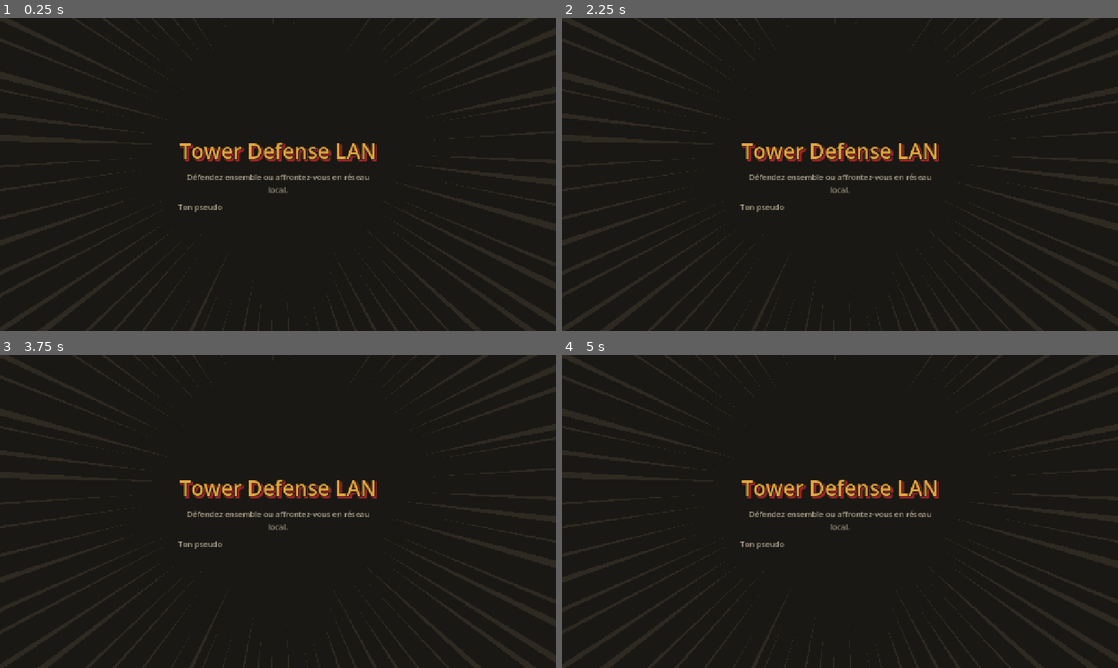
Above: before the commit, frames 1-4 (two rows, left to right).
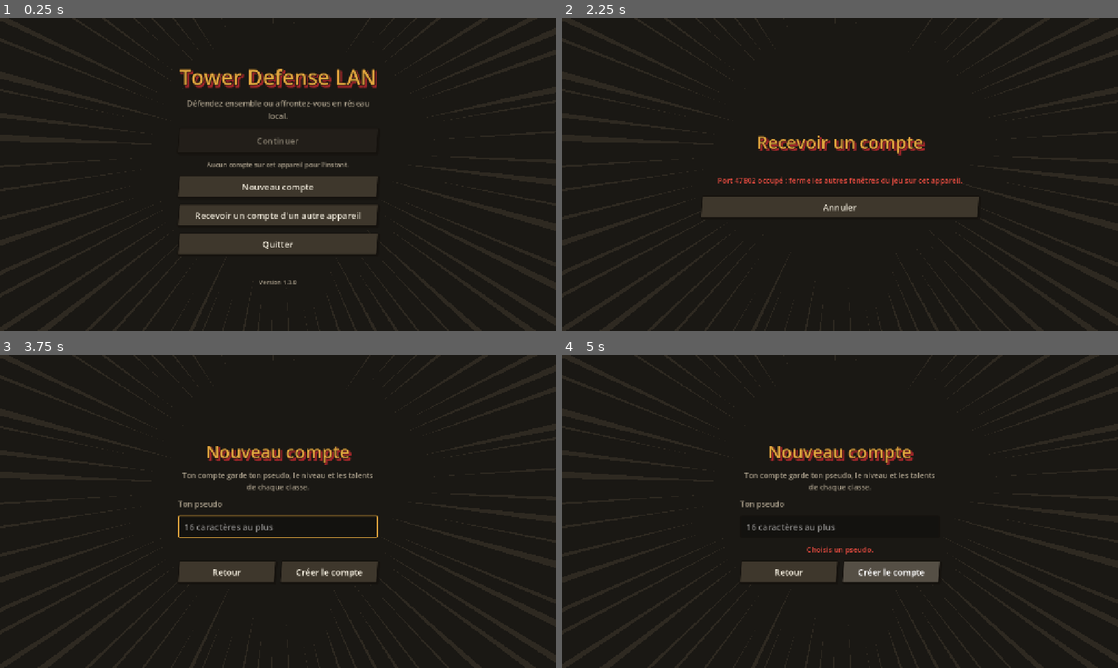
Above: after the commit, the same moments.

Repository: Forthtilliath/tower-defense-lan
Game: Godot game, scene res://scenes/main.tscn
Two runs of this game, one before a commit and one after it. Both use one fixed random seed, a clock stepped at 60 frames per second and the inputs below.
Inputs (mouse positions are in pixels of both pictures, inside the frame that each line leads up to):
- Up to frame 1 (0.25 s): no input
- Up to frame 2 (2.25 s): click (840, 187) at 0.5 s, where only the run after the commit has a clickable "Nouveau compte"; click (789, 233) at 1.25 s, where only the run after the commit has a clickable "Retour"; click (840, 215) at 2 s, where only the run after the commit has a clickable "Recevoir un compte d'un autre…"
- Up to frame 3 (3.75 s): click (278, 542) at 2.75 s, where only the run after the commit has a clickable "Annuler"; click (278, 524) at 3.5 s, where only the run after the commit has a clickable "Nouveau compte"
- Up to frame 4 (5 s): click (890, 570) at 4.25 s, where only the run after the commit has a clickable "Créer le compte"

The runs differ from the first frame. In frame 1, 10% of the frame differs, in the area x 32-68%, y 16-86%; in frame 2, 5.9%; in frame 3, 5.6%; in frame 4, 5.5%.
Error before the commit: Invalid access to property or key 'player_name' on a base object of type 'Node (settings.gd)'. (res://scripts/ui/menu_screen.gd:25)

Commit message:
feat: add account start, list, send and receive screens

Diff:
--- /dev/null
+++ b/scripts/ui/account_view.gd
@@ -0,0 +1,40 @@
+class_name AccountView
+extends RefCounted
+## Affichage d'un compte : pseudo et niveau de chaque classe (liste « Continuer », compte reçu).
+
+
+## Grille « Artilleur niv. 3 » des classes (en or au niveau maximum, estompée si jamais jouée).
+static func levels(classes: Dictionary) -> GridContainer:
+	var grid := GridContainer.new()
+	grid.columns = 3
+	grid.mouse_filter = Control.MOUSE_FILTER_IGNORE
+	grid.add_theme_constant_override("h_separation", 24)
+	grid.add_theme_constant_override("v_separation", 2)
+	var top_level := int(Data.db.progression["max_level"])
+	for b in Data.db.builders:
+		var xp := int(classes.get(b["id"], {}).get("xp", 0))
+		var level := TalentRules.level_for(Data.db, xp)
+		var color := UiTheme.GOLD if level >= top_level else (UiTheme.TEXT if xp > 0 else UiTheme.MUTED)
+		var l := UiTheme.label("%s  niv. %d%s" % [b["name"], level, " ★" if level >= top_level else ""], 15, color)
+		l.autowrap_mode = TextServer.AUTOWRAP_OFF
+		l.size_flags_horizontal = Control.SIZE_EXPAND_FILL
+		grid.add_child(l)
+	return grid
+
+
+## Pseudo (et une note à droite) au-dessus de la grille des niveaux.
+static func summary(name: String, classes: Dictionary, note := "") -> VBoxContainer:
+	var col := UiTheme.vbox(6)
+	col.mouse_filter = Control.MOUSE_FILTER_IGNORE
+	var top := UiTheme.hbox(10)
+	top.mouse_filter = Control.MOUSE_FILTER_IGNORE
+	col.add_child(top)
+	var title := UiTheme.label(name, 24, UiTheme.ACCENT)
+	title.size_flags_horizontal = Control.SIZE_EXPAND_FILL
+	top.add_child(title)
+	if note != "":
+		var n := UiTheme.label(note, 14, UiTheme.MUTED, HORIZONTAL_ALIGNMENT_RIGHT)
+		n.autowrap_mode = TextServer.AUTOWRAP_OFF
+		top.add_child(n)
+	col.add_child(levels(classes))
+	return col
--- /dev/null
+++ b/scripts/ui/accounts_screen.gd
@@ -0,0 +1,118 @@
+class_name AccountsScreen
+extends CenterContainer
+## « Continuer » : les comptes de l'appareil (pseudo et niveau de chaque classe). Toucher un
+## compte l'ouvre ; « Envoyer » le copie sur un autre appareil du Wi-Fi ; « Supprimer »
+## demande confirmation (la suppression est définitive).
+
+var _nav: Node
+var _list: VBoxContainer
+var _status: Label
+
+
+func _init(nav: Node) -> void:
+	_nav = nav
+	set_anchors_preset(PRESET_FULL_RECT)
+
+
+func _ready() -> void:
+	var box := UiTheme.vbox(12)
+	box.custom_minimum_size = Vector2(820, 0)
+	add_child(box)
+	box.add_child(UiTheme.title("Continuer", 40))
+	_status = UiTheme.label("Choisis ton compte. « Envoyer » le copie sur un autre appareil du même Wi-Fi.", 17, UiTheme.MUTED, HORIZONTAL_ALIGNMENT_CENTER)
+	box.add_child(_status)
+	var scroll := ScrollContainer.new()
+	scroll.custom_minimum_size.y = 420
+	scroll.horizontal_scroll_mode = ScrollContainer.SCROLL_MODE_DISABLED
+	box.add_child(scroll)
+	_list = UiTheme.vbox(10)
+	_list.size_flags_horizontal = SIZE_EXPAND_FILL
+	scroll.add_child(_list)
+	var bottom := UiTheme.hbox(12)
+	box.add_child(bottom)
+	var back := UiTheme.button("Retour", go_back)
+	back.size_flags_horizontal = SIZE_EXPAND_FILL
+	bottom.add_child(back)
+	var receive := UiTheme.button("Recevoir un compte", _nav.show_receive)
+	receive.size_flags_horizontal = SIZE_EXPAND_FILL
+	bottom.add_child(receive)
+	_rebuild()
+
+
+func go_back() -> void:
+	_nav.show_start()
+
+
+func _rebuild() -> void:
+	UiTheme.clear(_list)
+	var found := AccountStore.list(Data.db)
+	var accounts: Array = found["accounts"]
+	if accounts.is_empty():
+		_nav.show_start("Aucun compte sur cet appareil : crée-en un.")
+		return
+	# Le dernier compte ouvert d'abord, puis du plus récemment joué au plus ancien.
+	for i in accounts.size():
+		if accounts[i]["id"] == Settings.last_account:
+			accounts.push_front(accounts.pop_at(i))
+			break
+	for a in accounts:
+		_list.add_child(_card(a))
+	if found["rejected"] > 0:
+		_status.text = "%d sauvegarde(s) illisible(s) mise(s) de côté (fichiers .invalid.json)." % found["rejected"]
+		_status.add_theme_color_override("font_color", UiTheme.DANGER)
+
+
+func _card(account: Dictionary) -> Control:
+	var row := UiTheme.hbox(10)
+	var id: String = account["id"]
+	# Cadre à la taille du contenu, et bouton transparent par-dessus (dernier enfant) pour l'ouvrir.
+	var card := PanelContainer.new()
+	card.size_flags_horizontal = SIZE_EXPAND_FILL
+	card.add_theme_stylebox_override("panel", UiTheme.slanted(UiTheme.PANEL_LIGHT))
+	row.add_child(card)
+	card.add_child(AccountView.summary(account["name"], account["classes"], "dernier joué" if id == Settings.last_account else ""))
+	# Le bouton est invisible : c'est la carte (penchée) qui change d'aspect au survol et à l'appui.
+	var pick := Button.new()
+	for state in ["normal", "hover", "pressed", "focus"]:
+		pick.add_theme_stylebox_override(state, StyleBoxEmpty.new())
+	var normal := UiTheme.slanted(UiTheme.PANEL_LIGHT)
+	var hover := UiTheme.slanted(UiTheme.PANEL_LIGHT.lightened(0.12))
+	hover.border_color = UiTheme.ACCENT
+	var pressed := UiTheme.slanted(UiTheme.CRIMSON)
+	pick.mouse_entered.connect(func() -> void: card.add_theme_stylebox_override("panel", hover))
+	pick.mouse_exited.connect(func() -> void: card.add_theme_stylebox_override("panel", normal))
+	pick.button_down.connect(func() -> void: card.add_theme_stylebox_override("panel", pressed))
+	pick.button_up.connect(func() -> void: card.add_theme_stylebox_override("panel", hover if pick.is_hovered() else normal))
+	pick.pressed.connect(func() -> void: _open(id))
+	card.add_child(pick)
+	var actions := UiTheme.vbox(8)
+	actions.size_flags_vertical = SIZE_SHRINK_CENTER
+	row.add_child(actions)
+	actions.add_child(UiTheme.button("Envoyer", func() -> void: _nav.show_send(id), 46, false))
+	actions.add_child(UiTheme.button("Supprimer", func() -> void: _confirm_remove(account), 46, false))
+	return row
+
+func _open(id: String) -> void:
+	var err := Progress.open_account(id)
+	if err != "":
+		_status.text = err
+		_status.add_theme_color_override("font_color", UiTheme.DANGER)
+		_rebuild()
+		return
+	_nav.show_menu()
+
+
+func _confirm_remove(account: Dictionary) -> void:
+	var dialog := ConfirmationDialog.new()
+	dialog.title = "Supprimer le compte"
+	dialog.dialog_text = "Supprimer « %s » et toute sa progression ?\nC'est définitif." % account["name"]
+	dialog.ok_button_text = "Supprimer"
+	dialog.cancel_button_text = "Annuler"
+	dialog.confirmed.connect(func() -> void:
+		AccountStore.remove(account["id"])
+		if Settings.last_account == account["id"]:
+			Settings.set_last_account("")
+		_rebuild())
+	dialog.canceled.connect(dialog.queue_free)
+	add_child(dialog)
+	dialog.popup_centered()
--- a/scripts/ui/join_screen.gd
+++ b/scripts/ui/join_screen.gd
@@ -86,7 +86,7 @@
 		_status.text = "Adresse IP invalide (exemple : 192.168.1.20)."
 		return
 	Settings.set_last_ip(ip)
-	var err := Net.join(ip, Settings.player_name)
+	var err := Net.join(ip, Progress.account_name)
 	if err != "":
 		_status.text = err
 		return
--- a/scripts/ui/main.gd
+++ b/scripts/ui/main.gd
@@ -18,14 +18,41 @@
 	Net.session_ended.connect(show_menu)
 	Net.back_to_lobby.connect(show_lobby)
 	if not Data.db.is_valid():
-		show_menu("Données du jeu invalides : " + Data.db.error)
+		show_start("Données du jeu invalides : " + Data.db.error)
 		return
 	if _start_autotest():
 		return
-	show_menu()
+	show_start()
 
 
+## Accueil : continuer un compte ou en créer un.
+func show_start(message := "") -> void:
+	_switch(StartScreen.new(self, message))
+
+
+func show_new_account() -> void:
+	_switch(NewAccountScreen.new(self))
+
+
+func show_accounts() -> void:
+	_switch(AccountsScreen.new(self))
+
+
+## Attendre un compte envoyé par un autre appareil du Wi-Fi.
+func show_receive() -> void:
+	_switch(ReceiveScreen.new(self))
+
+
+## Envoyer un compte de cet appareil vers un autre.
+func show_send(account_id: String) -> void:
+	_switch(SendScreen.new(self, account_id))
+
+
+## Menu du compte ouvert (l'accueil si aucun compte n'est ouvert).
 func show_menu(message := "") -> void:
+	if not Progress.has_account():
+		show_start(message)
+		return
 	_switch(MenuScreen.new(self, message))
 
 
--- a/scripts/ui/menu_screen.gd
+++ b/scripts/ui/menu_screen.gd
@@ -1,10 +1,9 @@
 class_name MenuScreen
 extends CenterContainer
-## Menu principal : pseudo, héberger, rejoindre.
+## Menu principal du compte ouvert : héberger, rejoindre, changer de compte.
 
 var _nav: Node
 var _message := ""
-var _name_edit: LineEdit
 var _error: Label
 
 
@@ -19,42 +18,42 @@
 	box.custom_minimum_size.x = 460
 	add_child(box)
 	box.add_child(UiTheme.title("Tower Defense LAN", 48))
-	box.add_child(UiTheme.label("Défendez ensemble ou affrontez-vous en réseau local.", 18, UiTheme.MUTED, HORIZONTAL_ALIGNMENT_CENTER))
-	box.add_child(UiTheme.label("Ton pseudo", 18, UiTheme.MUTED))
-	_name_edit = LineEdit.new()
-	_name_edit.text = Settings.player_name
-	_name_edit.max_length = Check.NAME_MAX
-	_name_edit.custom_minimum_size.y = 52
-	_name_edit.select_all_on_focus = true
-	box.add_child(_name_edit)
-	box.add_child(UiTheme.button("Héberger une partie", _on_host))
-	box.add_child(UiTheme.button("Rejoindre une partie", _on_join))
+	var who := UiTheme.vbox(2)
+	box.add_child(who)
+	who.add_child(UiTheme.label("Compte", 15, UiTheme.MUTED, HORIZONTAL_ALIGNMENT_CENTER))
+	who.add_child(UiTheme.label(Progress.account_name, 28, UiTheme.TEXT, HORIZONTAL_ALIGNMENT_CENTER))
+	who.add_child(UiTheme.label(_best_text(), 15, UiTheme.MUTED, HORIZONTAL_ALIGNMENT_CENTER))
+	var host := UiTheme.button("Héberger une partie", _on_host)
+	box.add_child(host)
+	box.add_child(UiTheme.button("Rejoindre une partie", _nav.show_join))
+	box.add_child(UiTheme.button("Changer de compte", go_back))
 	if not OS.has_feature("mobile"):
 		box.add_child(UiTheme.button("Quitter", func() -> void: get_tree().quit()))
-	if _message == "" and Progress.load_warning != "":
-		_message = Progress.load_warning
 	_error = UiTheme.label(_message, 18, UiTheme.DANGER, HORIZONTAL_ALIGNMENT_CENTER)
 	box.add_child(_error)
-	box.add_child(UiTheme.label("Version %s" % Net.version(), 14, UiTheme.MUTED, HORIZONTAL_ALIGNMENT_CENTER))
+	host.grab_focus.call_deferred()
 
 
+## Retour (Android ou bouton) : on revient à l'accueil, le compte est refermé.
 func go_back() -> void:
-	get_tree().quit()
+	Progress.close_account()
+	_nav.show_start()
 
 
-func _player_name() -> String:
-	Settings.set_player_name(_name_edit.text)
-	return Settings.player_name
+## « Meilleure classe : Arcaniste niv. 12 » (vide pour un compte tout neuf).
+func _best_text() -> String:
+	var best := -1
+	for b in Data.db.builders.size():
+		if Progress.xp(b) > 0 and (best < 0 or Progress.level(b) > Progress.level(best)):
+			best = b
+	if best < 0:
+		return "Nouveau compte : chaque classe commence au niveau 1."
+	return "Meilleure classe : %s niv. %d" % [Data.db.builders[best]["name"], Progress.level(best)]
 
 
 func _on_host() -> void:
-	var err := Net.host(_player_name())
+	var err := Net.host(Progress.account_name)
 	if err != "":
 		_error.text = err
 		return
 	_nav.show_lobby()
-
-
-func _on_join() -> void:
-	_player_name()
-	_nav.show_join()
--- /dev/null
+++ b/scripts/ui/new_account_screen.gd
@@ -0,0 +1,50 @@
+class_name NewAccountScreen
+extends CenterContainer
+## Création d'un compte : un pseudo (unique sur l'appareil), puis direction le menu.
+
+var _nav: Node
+var _name_edit: LineEdit
+var _error: Label
+
+
+func _init(nav: Node) -> void:
+	_nav = nav
+	set_anchors_preset(PRESET_FULL_RECT)
+
+
+func _ready() -> void:
+	var box := UiTheme.vbox(14)
+	box.custom_minimum_size.x = 460
+	add_child(box)
+	box.add_child(UiTheme.title("Nouveau compte", 40))
+	box.add_child(UiTheme.label("Ton compte garde ton pseudo, le niveau et les talents de chaque classe.", 17, UiTheme.MUTED, HORIZONTAL_ALIGNMENT_CENTER))
+	box.add_child(UiTheme.label("Ton pseudo", 18, UiTheme.MUTED))
+	_name_edit = LineEdit.new()
+	_name_edit.max_length = Check.NAME_MAX
+	_name_edit.placeholder_text = "%d caractères au plus" % Check.NAME_MAX
+	_name_edit.custom_minimum_size.y = 52
+	_name_edit.text_submitted.connect(func(_t: String) -> void: _create())
+	box.add_child(_name_edit)
+	_error = UiTheme.label("", 17, UiTheme.DANGER, HORIZONTAL_ALIGNMENT_CENTER)
+	box.add_child(_error)
+	var row := UiTheme.hbox(12)
+	box.add_child(row)
+	var back := UiTheme.button("Retour", go_back)
+	back.size_flags_horizontal = SIZE_EXPAND_FILL
+	row.add_child(back)
+	var create := UiTheme.button("Créer le compte", _create)
+	create.size_flags_horizontal = SIZE_EXPAND_FILL
+	row.add_child(create)
+	_name_edit.grab_focus.call_deferred()
+
+
+func go_back() -> void:
+	_nav.show_start()
+
+
+func _create() -> void:
+	var err := Progress.create_account(_name_edit.text)
+	if err != "":
+		_error.text = err
+		return
+	_nav.show_menu()
--- /dev/null
+++ b/scripts/ui/receive_screen.gd
@@ -0,0 +1,109 @@
+class_name ReceiveScreen
+extends CenterContainer
+## « Recevoir un compte » : cet appareil attend un compte envoyé depuis un autre appareil du
+## même Wi-Fi, en affichant un code à 4 chiffres à taper là-bas. Le compte reçu (déjà vérifié)
+## est montré, puis enregistré seulement si le joueur confirme.
+
+var _nav: Node
+var _receiver: AccountReceiver
+var _steps: Label
+var _code: Label
+var _status: Label
+var _preview: VBoxContainer
+var _import: Button
+var _account := {}
+
+
+func _init(nav: Node) -> void:
+	_nav = nav
+	set_anchors_preset(PRESET_FULL_RECT)
+
+
+func _ready() -> void:
+	var box := UiTheme.vbox(12)
+	box.custom_minimum_size.x = 640
+	add_child(box)
+	box.add_child(UiTheme.title("Recevoir un compte", 40))
+	_steps = UiTheme.label("", 17, UiTheme.MUTED, HORIZONTAL_ALIGNMENT_CENTER)
+	box.add_child(_steps)
+	_code = UiTheme.title("", 72)
+	box.add_child(_code)
+	_status = UiTheme.label("", 17, UiTheme.MUTED, HORIZONTAL_ALIGNMENT_CENTER)
+	box.add_child(_status)
+	_preview = UiTheme.vbox(8)
+	box.add_child(_preview)
+	var row := UiTheme.hbox(12)
+	box.add_child(row)
+	var back := UiTheme.button("Annuler", go_back)
+	back.size_flags_horizontal = SIZE_EXPAND_FILL
+	row.add_child(back)
+	_import = UiTheme.button("Importer", _on_import)
+	_import.size_flags_horizontal = SIZE_EXPAND_FILL
+	_import.visible = false
+	row.add_child(_import)
+	_receiver = AccountReceiver.new(Data.db)
+	_receiver.received.connect(_on_received)
+	_receiver.failed.connect(_on_failed)
+	var label := AccountTransfer.device_label()
+	var err := _receiver.start(label)
+	if err != "":
+		_on_failed(err)
+		return
+	var ips := LanDiscovery.local_addresses()
+	_steps.text = "Sur l'autre appareil, connecté au même Wi-Fi : « Continuer », puis « Envoyer » sur le compte voulu. Choisis « %s »%s et tape ce code :" % [
+		label, " (IP %s)" % " / ".join(ips) if not ips.is_empty() else ""]
+	_code.text = " ".join(_receiver.code.split(""))
+	_status.text = "En attente du compte…"
+
+
+func _process(_delta: float) -> void:
+	if _receiver != null:
+		_receiver.poll()
+
+
+func _exit_tree() -> void:
+	if _receiver != null:
+		_receiver.stop()
+
+
+func go_back() -> void:
+	if AccountStore.list(Data.db)["accounts"].is_empty():
+		_nav.show_start()
+	else:
+		_nav.show_accounts()
+
+
+func _on_received(account: Dictionary) -> void:
+	_account = account
+	_steps.text = "Compte reçu. Vérifie-le avant de l'importer :"
+	_code.visible = false
+	UiTheme.clear(_preview)
+	var card := PanelContainer.new()
+	card.add_child(AccountView.summary(account["name"], account["classes"]))
+	_preview.add_child(card)
+	var existing: Array = AccountStore.list(Data.db)["accounts"]
+	var same := AccountStore.find(existing, account["name"])
+	if same != "":
+		_status.text = "Un compte « %s » existe déjà sur cet appareil : il sera remplacé par celui-ci." % account["name"]
+		_status.add_theme_color_override("font_color", UiTheme.GOLD)
+		_import.text = "Remplacer"
+	else:
+		_status.text = "Ce compte sera ajouté à cet appareil."
+		_import.text = "Importer"
+	_import.visible = true
+
+
+func _on_failed(message: String) -> void:
+	_code.visible = false
+	_steps.text = ""
+	_status.text = message
+	_status.add_theme_color_override("font_color", UiTheme.DANGER)
+
+
+func _on_import() -> void:
+	var err := Progress.import_account(_account)
+	if err != "":
+		_on_failed(err)
+		_import.visible = false
+		return
+	_nav.show_menu()
--- /dev/null
+++ b/scripts/ui/send_screen.gd
@@ -0,0 +1,129 @@
+class_name SendScreen
+extends CenterContainer
+## « Envoyer » un compte vers un autre appareil du même Wi-Fi, qui attend dans « Recevoir un
+## compte » : on choisit l'appareil (ou on saisit son IP) et on tape le code qu'il affiche.
+## Le compte reste aussi sur cet appareil.
+
+var _nav: Node
+var _id := ""
+var _text := ""
+var _sender: AccountSender
+var _list: VBoxContainer
+var _ip_edit: LineEdit
+var _code_edit: LineEdit
+var _send: Button
+var _status: Label
+
+
+func _init(nav: Node, account_id: String) -> void:
+	_nav = nav
+	_id = account_id
+	set_anchors_preset(PRESET_FULL_RECT)
+
+
+func _ready() -> void:
+	var account = AccountStore.read(Data.db, _id)
+	var box := UiTheme.vbox(12)
+	box.custom_minimum_size.x = 640
+	add_child(box)
+	box.add_child(UiTheme.title("Envoyer « %s »" % (account["name"] if account != null else "?"), 40))
+	box.add_child(UiTheme.label("Sur l'autre appareil, connecté au même Wi-Fi : « Recevoir un compte » (accueil, ou « Continuer »). Choisis-le ci-dessous, puis tape le code qu'il affiche.", 17, UiTheme.MUTED, HORIZONTAL_ALIGNMENT_CENTER))
+	var scroll := ScrollContainer.new()
+	scroll.custom_minimum_size.y = 150
+	scroll.horizontal_scroll_mode = ScrollContainer.SCROLL_MODE_DISABLED
+	box.add_child(scroll)
+	_list = UiTheme.vbox(8)
+	_list.size_flags_horizontal = SIZE_EXPAND_FILL
+	scroll.add_child(_list)
+	var row := UiTheme.hbox(10)
+	box.add_child(row)
+	_ip_edit = _field(row, "Adresse IP", "192.168.1.20", 15, LineEdit.KEYBOARD_TYPE_NUMBER_DECIMAL)
+	_code_edit = _field(row, "Code", "0000", 4, LineEdit.KEYBOARD_TYPE_NUMBER)
+	_code_edit.get_parent().size_flags_horizontal = SIZE_FILL
+	_code_edit.custom_minimum_size.x = 140
+	_code_edit.text_submitted.connect(func(_t: String) -> void: _on_send())
+	_status = UiTheme.label("", 17, UiTheme.MUTED, HORIZONTAL_ALIGNMENT_CENTER)
+	box.add_child(_status)
+	var buttons := UiTheme.hbox(12)
+	box.add_child(buttons)
+	var back := UiTheme.button("Retour", go_back)
+	back.size_flags_horizontal = SIZE_EXPAND_FILL
+	buttons.add_child(back)
+	_send = UiTheme.button("Envoyer", _on_send)
+	_send.size_flags_horizontal = SIZE_EXPAND_FILL
+	buttons.add_child(_send)
+	_sender = AccountSender.new()
+	_sender.receivers_changed.connect(_refresh)
+	_sender.finished.connect(_on_finished)
+	if account == null:
+		_send.disabled = true
+		_status.text = "Ce compte est illisible ou a été supprimé."
+		return
+	_text = AccountStore.export_text(Data.db, _id)
+	if not _sender.start_browse():
+		_status.text = "Recherche automatique indisponible (port %d occupé) : saisis l'IP affichée sur l'autre appareil." % AccountTransfer.UDP_PORT
+	_refresh([])
+
+
+func _field(parent: Control, heading: String, placeholder: String, max_length: int, keyboard: int) -> LineEdit:
+	var col := UiTheme.vbox(4)
+	col.size_flags_horizontal = SIZE_EXPAND_FILL
+	parent.add_child(col)
+	col.add_child(UiTheme.label(heading, 14, UiTheme.MUTED))
+	var edit := LineEdit.new()
+	edit.placeholder_text = placeholder
+	edit.max_length = max_length
+	edit.custom_minimum_size.y = 52
+	edit.virtual_keyboard_type = keyboard
+	col.add_child(edit)
+	return edit
+
+
+func _process(_delta: float) -> void:
+	if _sender != null:
+		_sender.poll()
+
+
+func _exit_tree() -> void:
+	if _sender != null:
+		_sender.stop()
+
+
+func go_back() -> void:
+	_nav.show_accounts()
+
+
+func _refresh(receivers: Array) -> void:
+	UiTheme.clear(_list)
+	if receivers.is_empty():
+		_list.add_child(UiTheme.label("Aucun appareil en attente pour l'instant.", 16, UiTheme.MUTED, HORIZONTAL_ALIGNMENT_CENTER))
+		return
+	for r in receivers:
+		var ip: String = r["ip"]
+		_list.add_child(UiTheme.button("%s — %s" % [r["name"], ip], func() -> void:
+			_ip_edit.text = ip
+			_code_edit.grab_focus()))
+
+
+func _on_send() -> void:
+	if _sender.is_sending():
+		return
+	var err := _sender.send(_ip_edit.text.strip_edges(), _code_edit.text.strip_edges(), _text)
+	if err != "":
+		_show(err, UiTheme.DANGER)
+		return
+	_send.disabled = true
+	_show("Envoi…", UiTheme.MUTED)
+
+
+func _on_finished(error: String) -> void:
+	_send.disabled = false
+	if error == "":
+		_show("Compte envoyé : confirme l'import sur l'autre appareil.", UiTheme.SUCCESS)
+	else:
+		_show(error, UiTheme.DANGER)
+
+
+func _show(text: String, color: Color) -> void:
+	_status.text = text
+	_status.add_theme_color_override("font_color", color)
--- /dev/null
+++ b/scripts/ui/start_screen.gd
@@ -0,0 +1,48 @@
+class_name StartScreen
+extends CenterContainer
+## Écran d'accueil, au lancement : continuer un compte de l'appareil, en créer un nouveau, ou
+## en recevoir un d'un autre appareil du Wi-Fi (passage du PC au téléphone, par exemple).
+
+var _nav: Node
+var _message := ""
+
+
+func _init(nav: Node, message := "") -> void:
+	_nav = nav
+	_message = message
+	set_anchors_preset(PRESET_FULL_RECT)
+
+
+func _ready() -> void:
+	var box := UiTheme.vbox(14)
+	box.custom_minimum_size.x = 460
+	add_child(box)
+	box.add_child(UiTheme.title("Tower Defense LAN", 48))
+	box.add_child(UiTheme.label("Défendez ensemble ou affrontez-vous en réseau local.", 18, UiTheme.MUTED, HORIZONTAL_ALIGNMENT_CENTER))
+	var valid := Data.db.is_valid()
+	var count: int = AccountStore.list(Data.db)["accounts"].size() if valid else 0
+	var resume := UiTheme.button("Continuer", _nav.show_accounts, 60)
+	resume.disabled = count == 0
+	box.add_child(resume)
+	var note := "Aucun compte sur cet appareil pour l'instant." if count == 0 \
+		else "%d compte%s sur cet appareil." % [count, "s" if count > 1 else ""]
+	box.add_child(UiTheme.label(note, 15, UiTheme.MUTED, HORIZONTAL_ALIGNMENT_CENTER))
+	var create := UiTheme.button("Nouveau compte", _nav.show_new_account)
+	create.disabled = not valid
+	box.add_child(create)
+	var receive := UiTheme.button("Recevoir un compte d'un autre appareil", _nav.show_receive)
+	receive.disabled = not valid
+	box.add_child(receive)
+	if not OS.has_feature("mobile"):
+		box.add_child(UiTheme.button("Quitter", func() -> void: get_tree().quit()))
+	if _message == "" and Progress.load_warning != "":
+		_message = Progress.load_warning
+		Progress.load_warning = ""
+	box.add_child(UiTheme.label(_message, 17, UiTheme.GOLD, HORIZONTAL_ALIGNMENT_CENTER))
+	box.add_child(UiTheme.label("Version %s" % Net.version(), 14, UiTheme.MUTED, HORIZONTAL_ALIGNMENT_CENTER))
+	if not resume.disabled:
+		resume.grab_focus.call_deferred()
+
+
+func go_back() -> void:
+	get_tree().quit()
Not shown, added: scripts/ui/account_view.gd.uid
Not shown, added: scripts/ui/accounts_screen.gd.uid
Not shown, added: scripts/ui/new_account_screen.gd.uid
Not shown, added: scripts/ui/receive_screen.gd.uid
Not shown, added: scripts/ui/send_screen.gd.uid
Not shown, added: scripts/ui/start_screen.gd.uid
